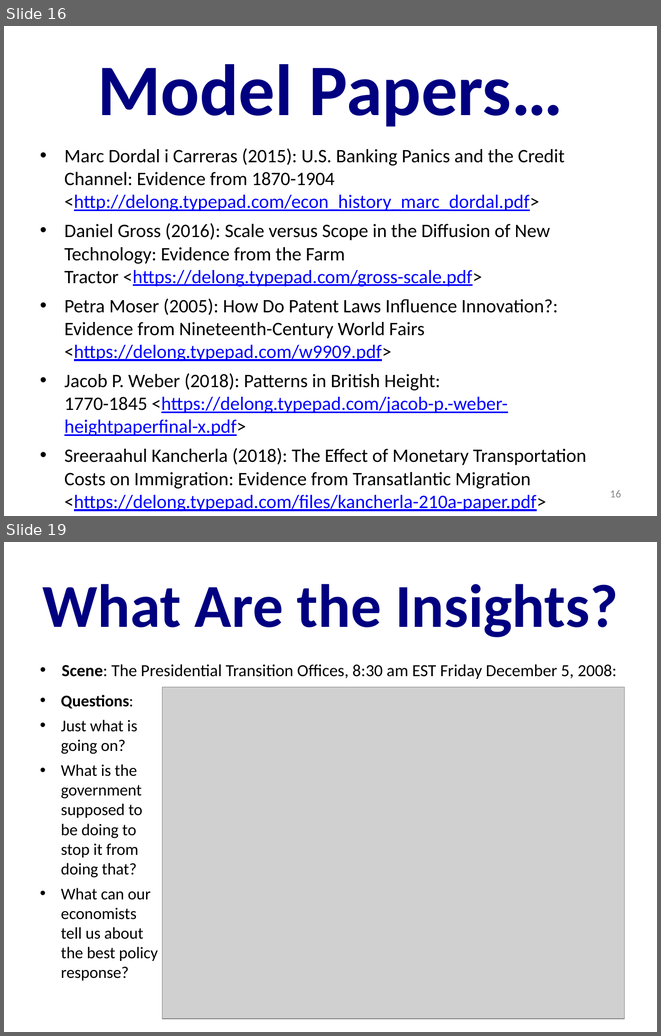
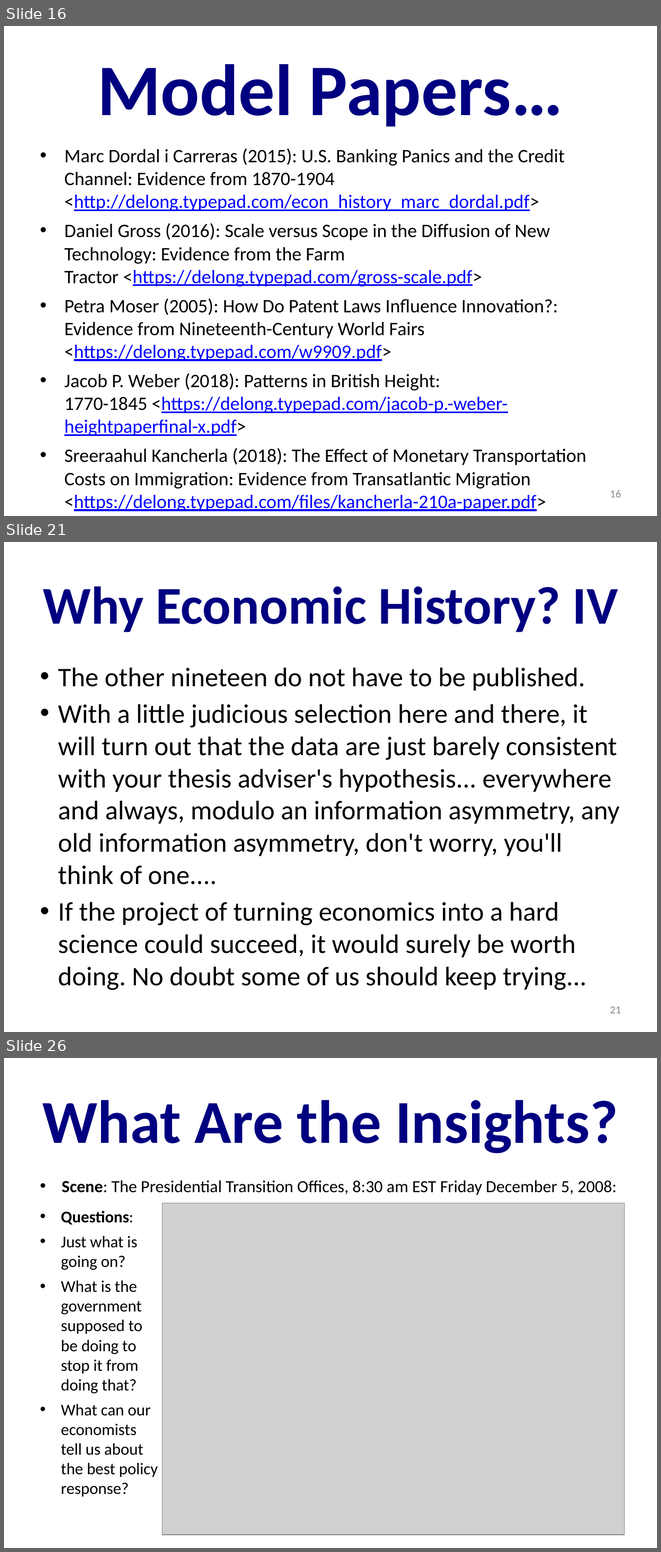
Before and after one commit to DavidLJ/public-files, a slide deck: econ-210a-lecture-1a.pptx. Shown one above the other, each under a label of ours: slides 16 and 19 before the commit, slides 16, 21 and 26 after it; the slides between them are not shown. The pictures are 661x1036 and 661x1552 pixels, drawn with LibreOffice and Linux fonts; fonts in the diff are those of the drawing; grey boxes stand for pictures. Boxes give left, top, right and bottom in pixels: in the first picture for what was removed or moved away, otherwise in the second. Text is boxed around its words. In the diff, an @@ line names an element or a change of style, - is before the commit and + after.

```diff
--- a/econ-210a-lecture-1a.pptx
+++ b/econ-210a-lecture-1a.pptx
@@ slide 21 added at (x1=4, y1=542, x2=657, y2=1032), background #FFFFFF @@
@@ title added at (x1=43, y1=586, x2=618, y2=632), 58.5 pt, text #000080, bold @@
+Why Economic History? IV
@@ text added at (x1=58, y1=668, x2=620, y2=990), 29.6 pt, text #000000 @@
+• The other nineteen do not have to be published.
+• With a little judicious selection here and there, it will turn out that the data are just barely consistent with your thesis adviser's hypothesis... everywhere and always, modulo an information asymmetry, any old information asymmetry, don't worry, you'll think of one....
+• If the project of turning economics into a hard science could succeed, it would surely be worth doing. No doubt some of us should keep trying...
@@ page number added at (x1=610, y1=1006, x2=621, y2=1013), 12 pt, text #898989 @@
+21
@@ what was slide 19 is now slide 26 @@
```
Also in this commit, not shown: 9 slides changed, 8 other slides added, 5 other files.
